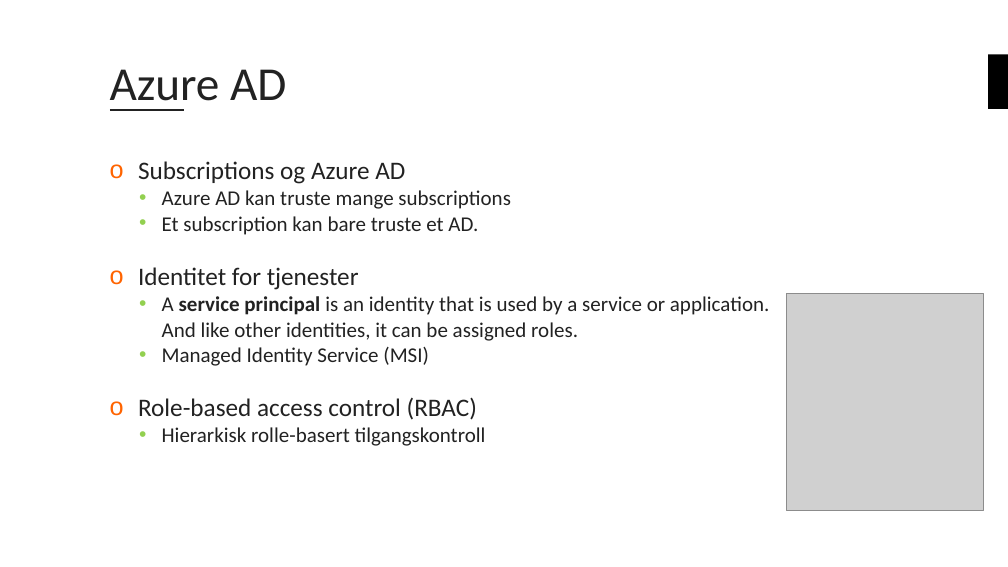
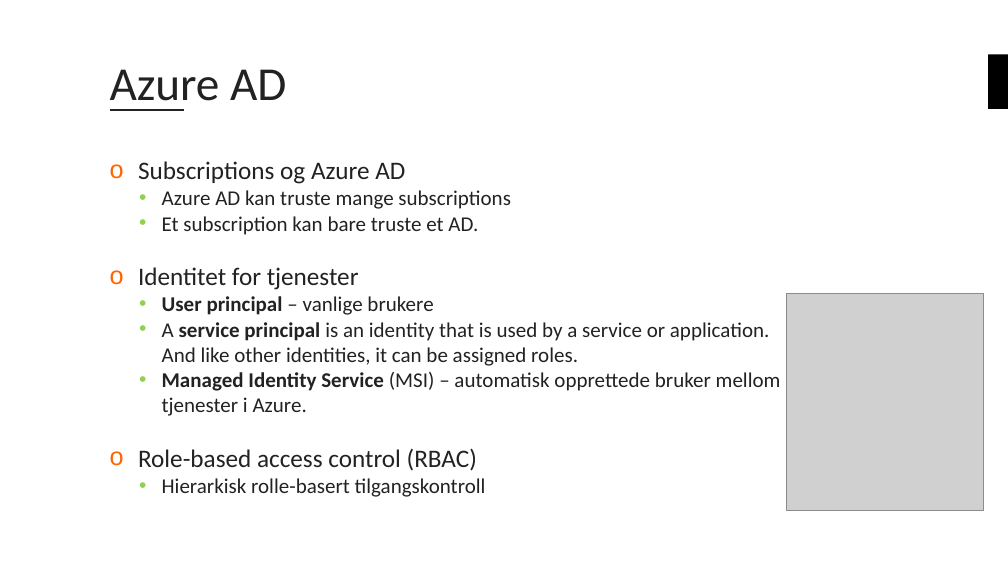
Before and after one commit to bouvet/azure-workshops, a slide deck: slide 17 of Workshop_3/Presentasjon/Azureskolen-Workshop#3.pptx (slide 12 before the commit). Drawn at 1008x567 pixels with LibreOffice and Linux fonts; fonts in the diff are those of the drawing; grey boxes stand for pictures; background and template pictures are left out. Boxes give left, top, right and bottom in pixels: in the first picture for what was removed or moved away, otherwise in the second. Text is boxed around its words. In the diff, an @@ line names an element or a change of style, - is before the commit and + after.

```diff
--- a/Workshop_3/Presentasjon/Azureskolen-Workshop#3.pptx
+++ b/Workshop_3/Presentasjon/Azureskolen-Workshop#3.pptx
@@ text at (x1=162, y1=296, x2=433, y2=315): paragraph added @@
+  • User principal – vanlige brukere
@@ text at (x1=162, y1=372, x2=781, y2=416): text changed @@
-  • Managed Identity Service (MSI)
+  • Managed Identity Service (MSI) – automatisk opprettede bruker mellom tjenester i Azure.
```
Also in this commit, not shown: 7 other slides changed, 7 slides added, 3 other files.
